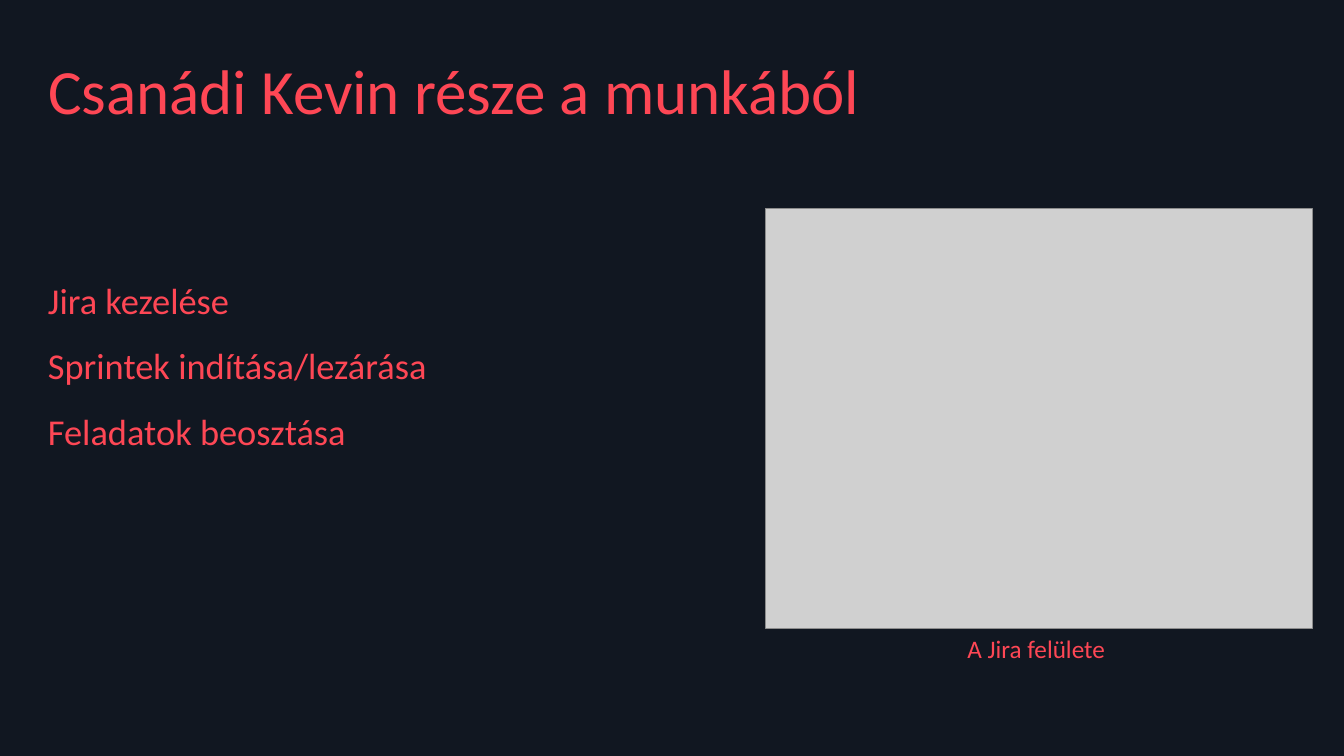
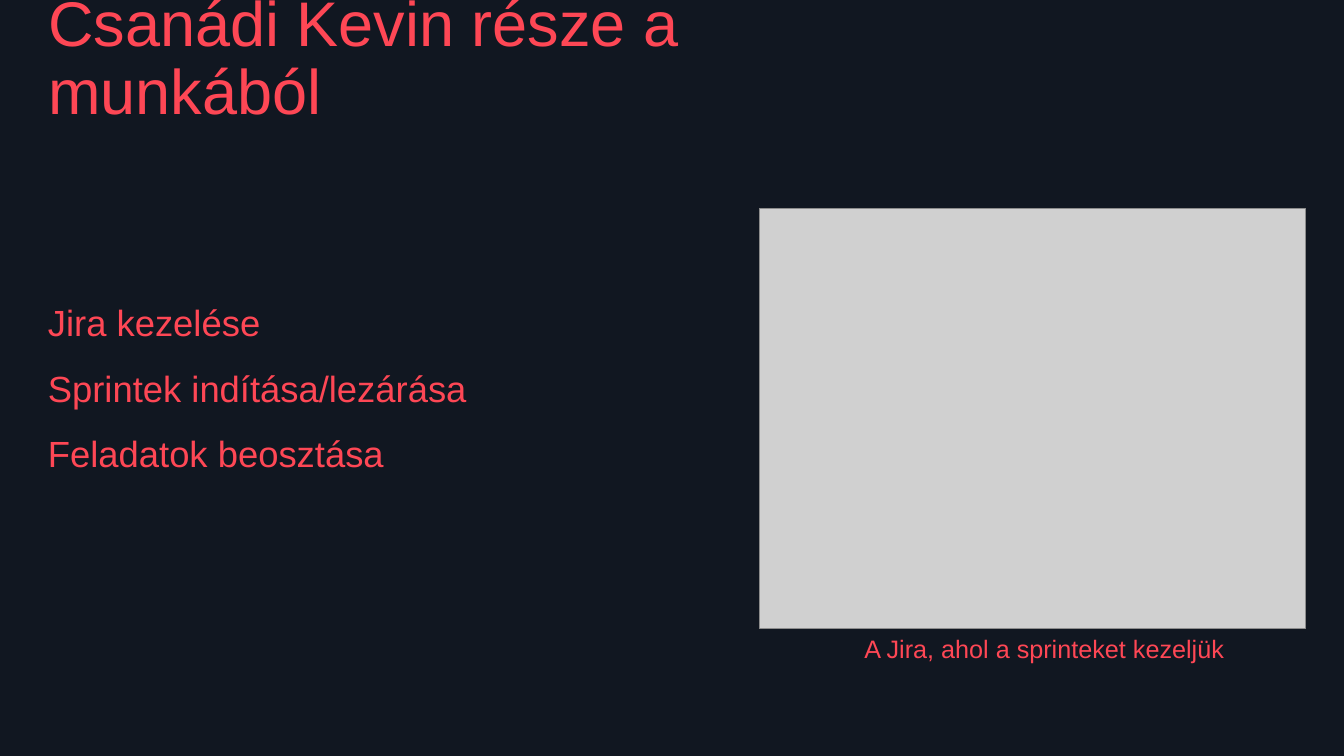
Before and after one commit to Kewkew00/Holy_project, a slide deck: slide 5 of VALORANT útmutató.pptx (slide 3 before the commit). Drawn at 1344x756 pixels with LibreOffice and Linux fonts; fonts in the diff are those of the drawing; grey boxes stand for pictures. Boxes give left, top, right and bottom in pixels: in the first picture for what was removed or moved away, otherwise in the second. Text is boxed around its words. In the diff, an @@ line names an element or a change of style, - is before the commit and + after.

Commit message:
PPT folytatása, a részem hozzáadása

```diff
--- a/VALORANT útmutató.pptx
+++ b/VALORANT útmutató.pptx
@@ text "Csanádi Kevin része a munkából" at [48,0,678,115]: font Calibri to Arial @@
@@ picture: place and size @@
-picture at [766,209,1313,629]
+picture at [759,209,1306,629]
@@ text "Jira kezelése" at [48,309,466,468]: font Calibri to Arial @@
@@ text "Jira kezelése": place and size @@
-text "Jira kezelése" at [48,288,426,446]
+text "Jira kezelése" at [48,309,466,468]
@@ text at [864,639,1224,664]: text changed; font Calibri to Arial @@
-A Jira felülete
+A Jira, ahol a sprinteket kezeljük
```
Also in this commit, not shown: 3 other slides changed, 2 slides added.
